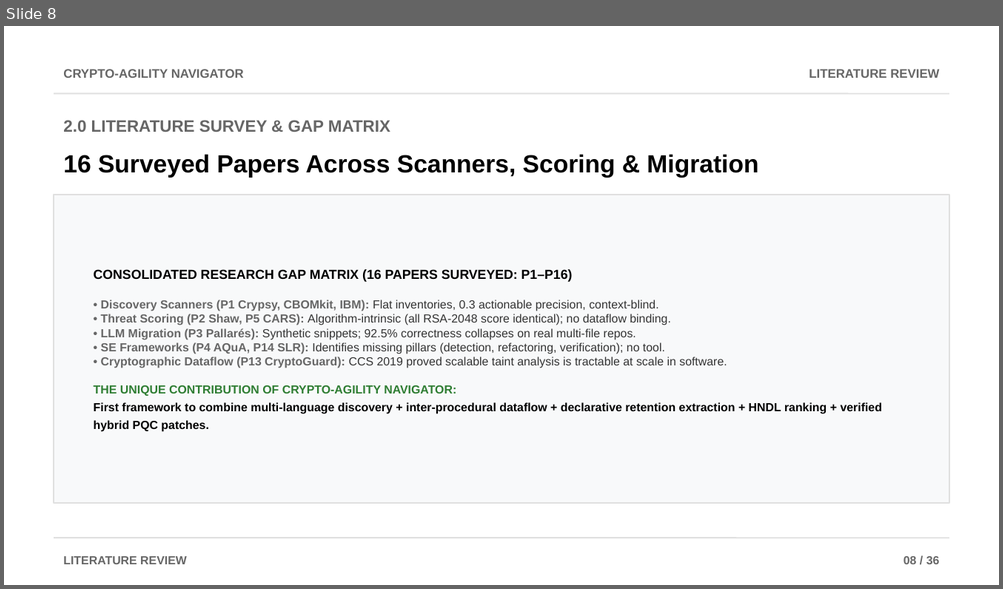
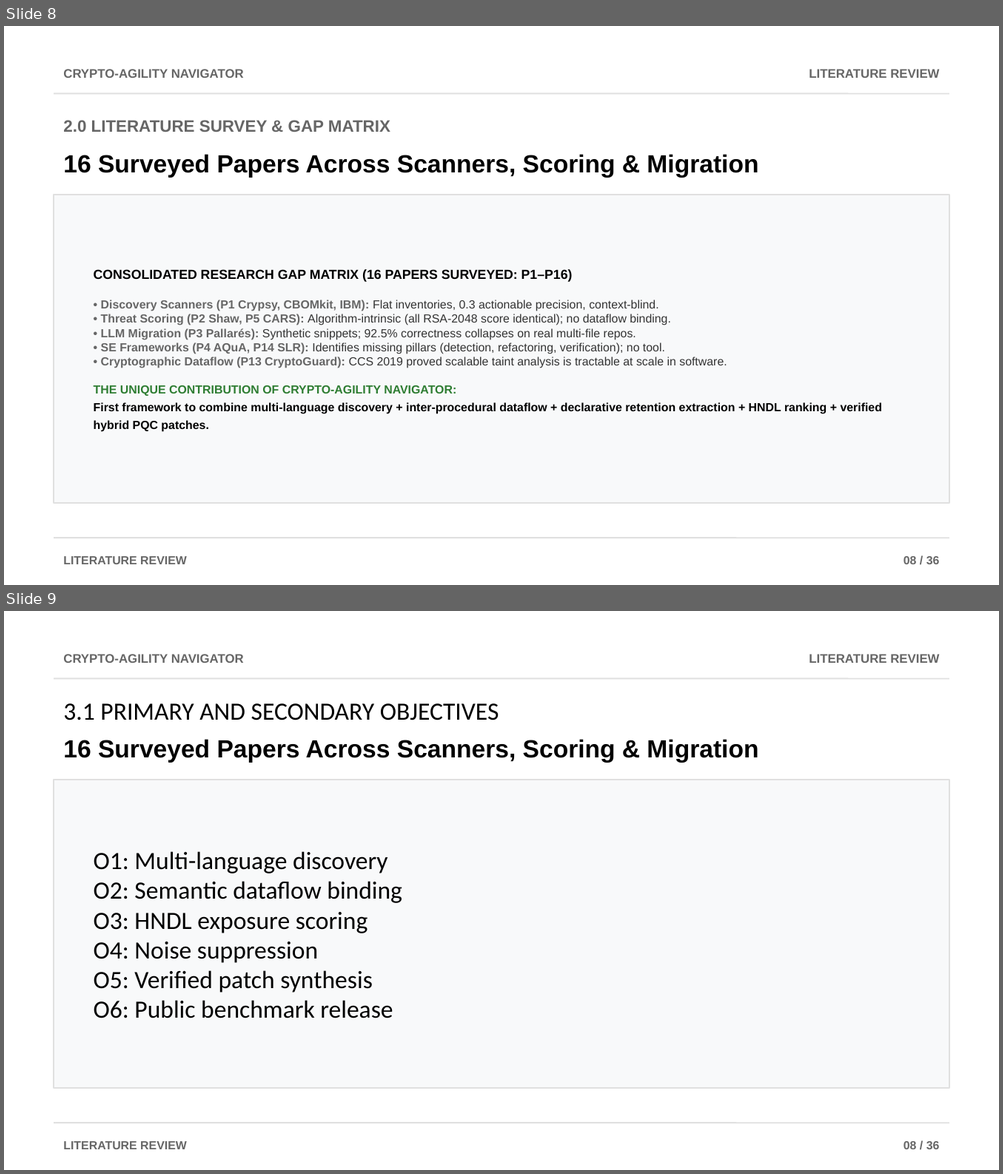
Before and after one commit to AviDhandhania/IDP-Project, a slide deck: docs/presentations/Crypto-Agility_Navigator_Review2.pptx. Shown one above the other, each under a label of ours: slide 8 before the commit, slides 8 and 9 after it. The pictures are 1003x589 and 1003x1174 pixels, drawn with LibreOffice and Linux fonts; fonts in the diff are those of the drawing. Boxes give left, top, right and bottom in pixels: in the first picture for what was removed or moved away, otherwise in the second. Text is boxed around its words. In the diff, an @@ line names an element or a change of style, - is before the commit and + after.

```diff
--- a/docs/presentations/Crypto-Agility_Navigator_Review2.pptx
+++ b/docs/presentations/Crypto-Agility_Navigator_Review2.pptx
@@ slide 9 added at [4, 611, 999, 1170], background #FFFFFF @@
@@ text added at [63, 654, 244, 663], 9 pt, text #666666, bold @@
+CRYPTO-AGILITY NAVIGATOR
@@ text added at [808, 654, 939, 663], 9 pt, text #666666, bold @@
+LITERATURE REVIEW
@@ line added from (54, 678) to (949, 678), #E0E0E0 1 pt @@
@@ text added at [63, 703, 499, 721], 18 pt, text #000000 @@
+3.1 PRIMARY AND SECONDARY OBJECTIVES
@@ text added at [63, 739, 758, 762], 18 pt, text #000000, bold @@
+16 Surveyed Papers Across Scanners, Scoring & Migration
@@ rectangle added at [54, 780, 949, 1088], fill #F8F9FA, outline #E0E0E0 1 pt @@
@@ text added at [94, 851, 402, 1019], 18 pt, text #000000 @@
+O1: Multi-language discovery
+O2: Semantic dataflow binding
+O3: HNDL exposure scoring
+O4: Noise suppression
+O5: Verified patch synthesis
+O6: Public benchmark release
@@ line added from (54, 1123) to (949, 1123), #E0E0E0 1 pt @@
@@ text added at [63, 1142, 187, 1150], 8.5 pt, text #666666, bold @@
+LITERATURE REVIEW
@@ text added at [903, 1142, 939, 1150], 8.5 pt, text #666666, bold @@
+08 / 36
```
Also in this commit, not shown: 1 slide changed.
